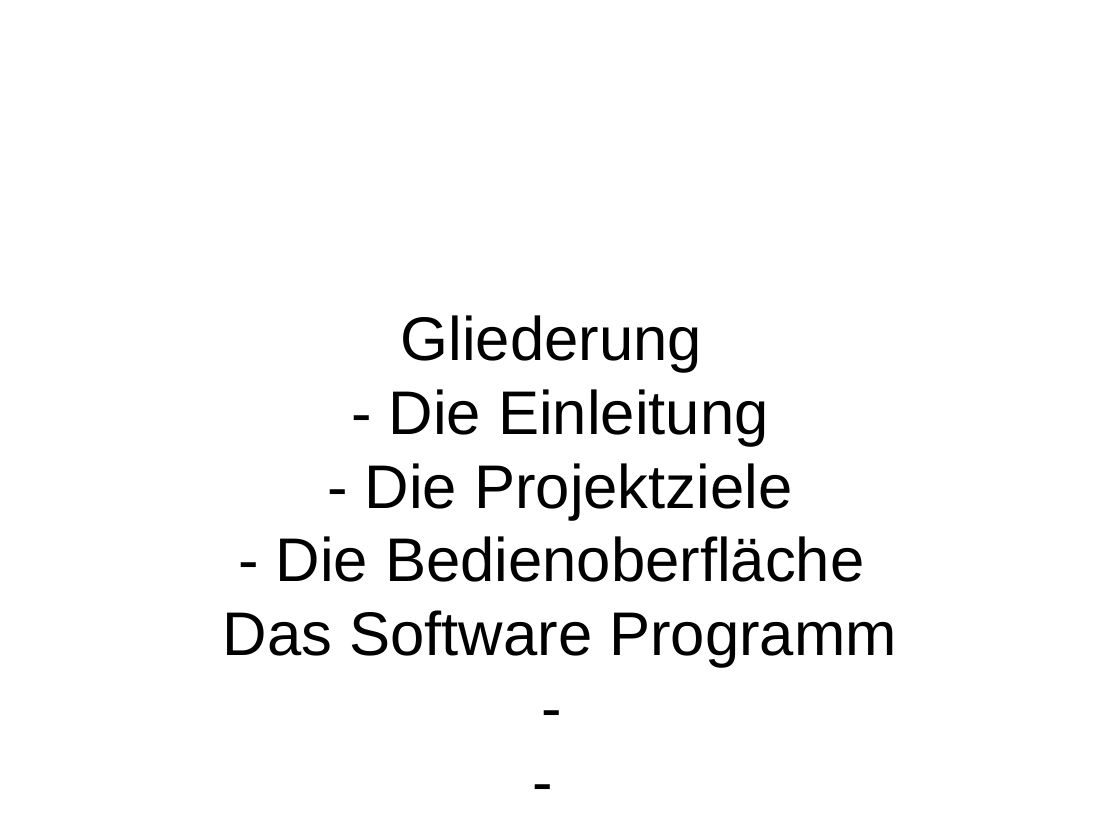
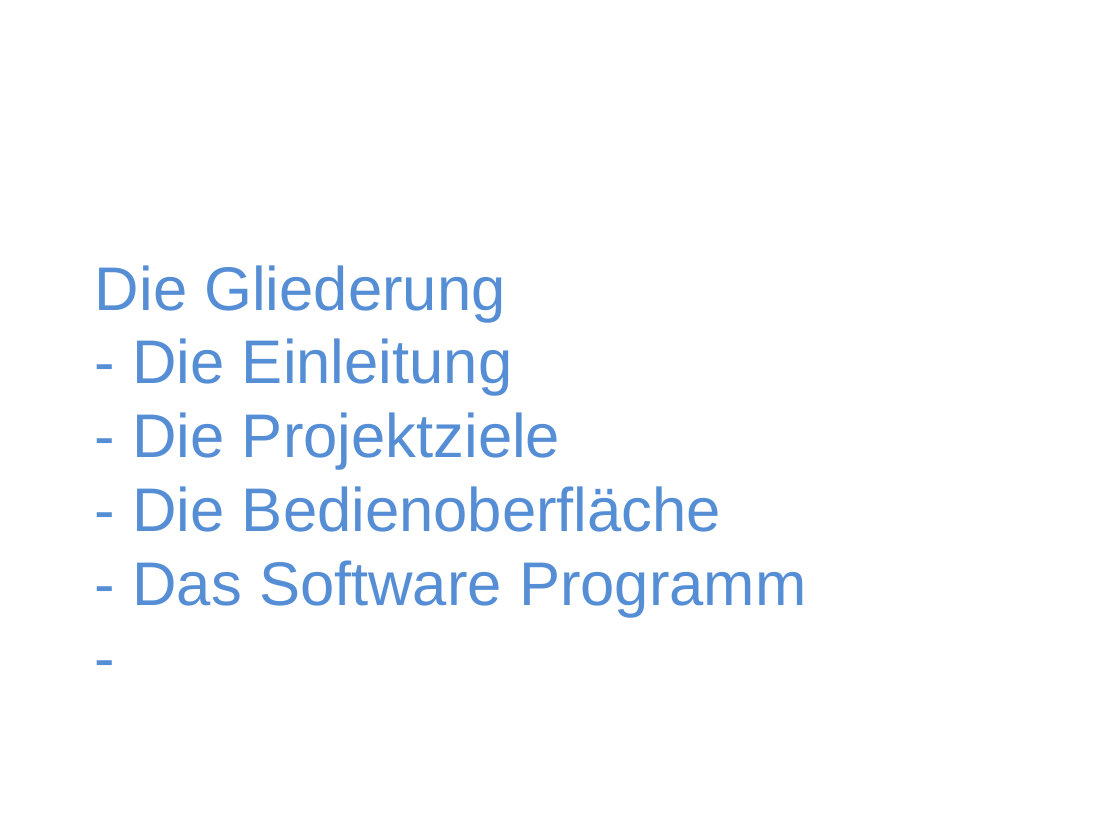
Before and after one commit to marinataborda/P2Organisation, a slide deck: slide 3 of ZwischenPresäntation.pptx (slide 2 before the commit). Drawn at 1120x840 pixels with LibreOffice and Linux fonts; fonts in the diff are those of the drawing; background and template pictures are left out. Boxes give left, top, right and bottom in pixels: in the first picture for what was removed or moved away, otherwise in the second. Text is boxed around its words. In the diff, an @@ line names an element or a change of style, - is before the commit and + after.

```diff
--- a/ZwischenPresäntation.pptx
+++ b/ZwischenPresäntation.pptx
@@ title at bbox=[95, 265, 806, 617]: text changed; text colour #000000 to #558ED5 @@
-Gliederung
-- Die Einleitung
-- Die Projektziele
-- Die Bedienoberfläche
-Das Software Programm
--
--
+Die Gliederung
+- Die Einleitung
+- Die Projektziele
+- Die Bedienoberfläche
+- Das Software Programm
+-
```
Also in this commit, not shown: 3 other slides changed, 2 slides added, 1 slide removed.
